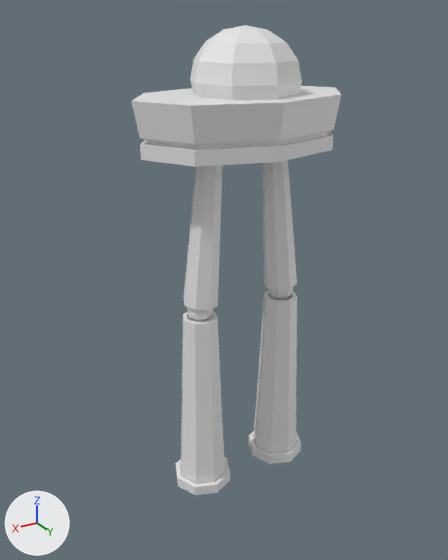
The Blender file Salisa/robot_finalmodel.blend: old version first, new version second.
Camera for both pictures: a 50 mm lens placed at (15.7, 21.1, 20.4), pointed at (2.5, -1.0, 9.3). Lighting does not change. The marker at lower left points along +X, +Y and +Z.
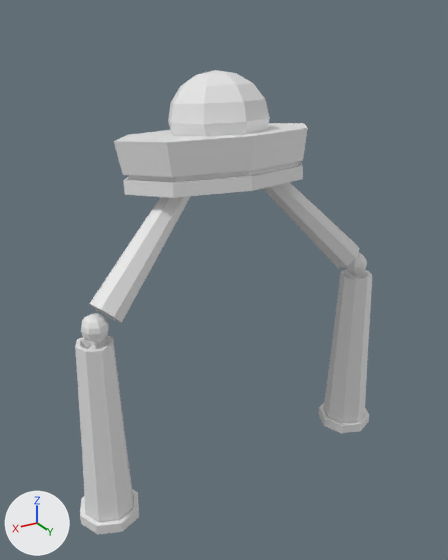
Where the newer file only moved an object's origin or applied its transform, the numbers keep the older frame.

What differs and where, as boxes (x1, y1, x2, y2) in the pictures (448 x 560 px):
'Cylinder.004', moved, turned
    before: (131, 86, 342, 167)
    after: (114, 123, 308, 198)
'Cylinder.003', moved
    before: (176, 311, 230, 495)
    after: (75, 335, 139, 535)
'Cylinder', moved
    before: (249, 290, 301, 464)
    after: (319, 269, 372, 433)
'Sphere.002', moved, turned
    before: (190, 25, 302, 100)
    after: (168, 70, 270, 137)
'Cylinder.002', reshaped
    before: (183, 165, 223, 310)
    after: (89, 196, 191, 323)
'Cylinder.001', reshaped
    before: (262, 160, 297, 291)
    after: (262, 182, 360, 268)
'Sphere.001', moved
    before: (187, 307, 213, 322)
    after: (81, 313, 109, 342)
'Sphere', moved
    before: (269, 287, 293, 300)
    after: (344, 252, 367, 275)

Edits to the bpy script that builds the scene:
```text
Change me_cylinder_001:
    where me_cylinder_001.from_pydata(...)  # 48 vertices, 42 faces; spans x -1.0..1.0, y -1.0..1.0, z -1.0..8.48
    used by ob_cylinder_001; location = (0.09, -0.01, 9.76); rotation_euler = (0.00493, 0.0885, -0.00065), in degrees (0.3, 5.1, -0); scale = (0.765, 0.765, 0.765)
    me_cylinder_001 part 1: the whole mesh is multiplied about its middle by the matrix ((0.789, 0.074, 0.609), (0.074, 0.974, -0.213), (-0.609, 0.213, 0.764)), then moved by (-2.48, -1.22, -0.97)
Change me_cylinder_003:
    where me_cylinder_003.from_pydata(...)  # 48 vertices, 42 faces; spans x -1.0..1.0, y -1.0..1.0, z -1.0..8.48
    used by ob_cylinder_002; location = (4.15, -0.01, 9.76); rotation_euler = (-0.00676, -0.0796, 0.00158), in degrees (-0.4, -4.6, 0.1); scale = (0.765, 0.765, 0.765)
    me_cylinder_003 part 2: the whole mesh is multiplied about its middle by the matrix ((0.77, -0.098, -0.63), (-0.055, 0.974, -0.218), (0.636, 0.202, 0.745)), then moved by (2.56, -1.19, -0.96)
Change ob_sphere_002:
    ob_sphere_002.location: (2.02, -0.14, 17.98) -> (2.1, -2.08, 16.24)
    ob_sphere_002.rotation_euler: (0.0, 0.0, 0.0) -> (0.0913, -0.00502, 0.00619)  # degrees (0, 0, 0) -> degrees (5.2, -0.3, 0.4)
Change ob_cylinder_004:
    ob_cylinder_004.location: (2.18, -0.09, 16.09) -> (2.24, -1.86, 14.37)
    ob_cylinder_004.rotation_euler: (0.0, 0.0, -0.0392) -> (0.0915, -0.00144, -0.0329)  # degrees (0, 0, -2.2) -> degrees (5.2, -0.1, -1.9)
Change ob_sphere:
    ob_sphere.location: (0.0, 0.0, 8.73) -> (-4.48, 0.0, 9.06)
Change ob_cylinder:
    ob_cylinder.location: (0.0, 0.0, 0.0) -> (-4.64, 0.0, 0.06)
Change ob_cylinder_003:
    ob_cylinder_003.location: (4.24, 0.0, 0.0) -> (8.99, 0.0, 0.06)
Change ob_sphere_001:
    ob_sphere_001.location: (4.24, 0.0, 8.73) -> (8.92, 0.0, 9.09)
```
